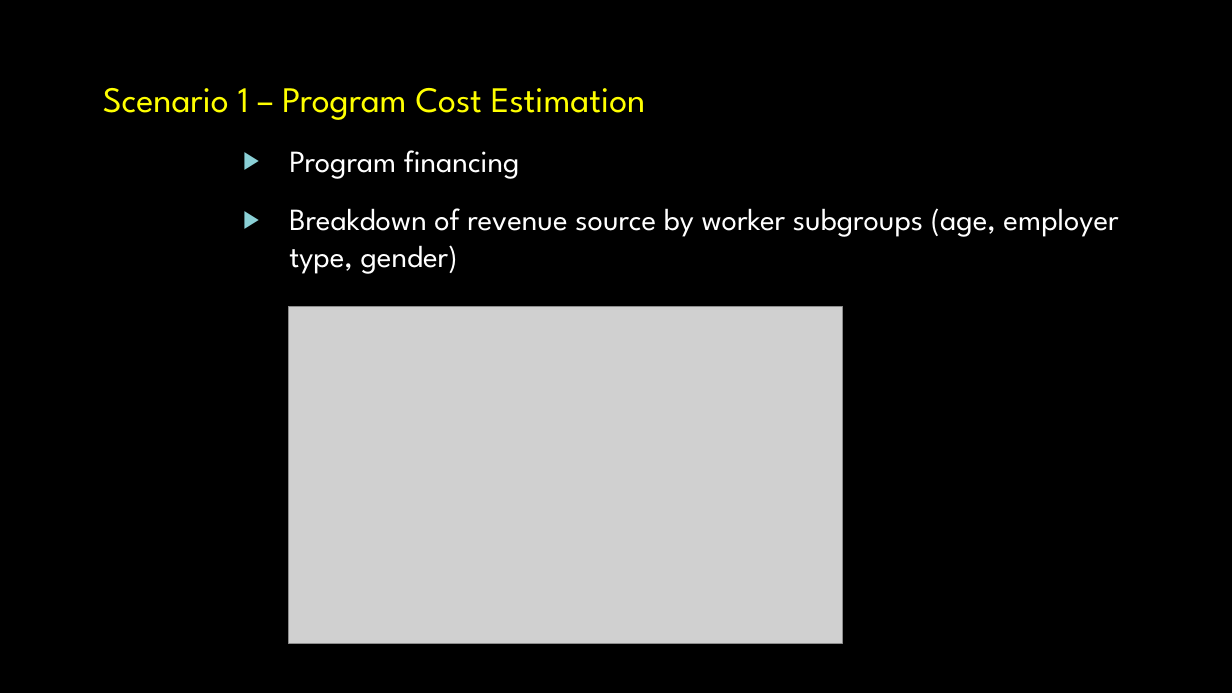
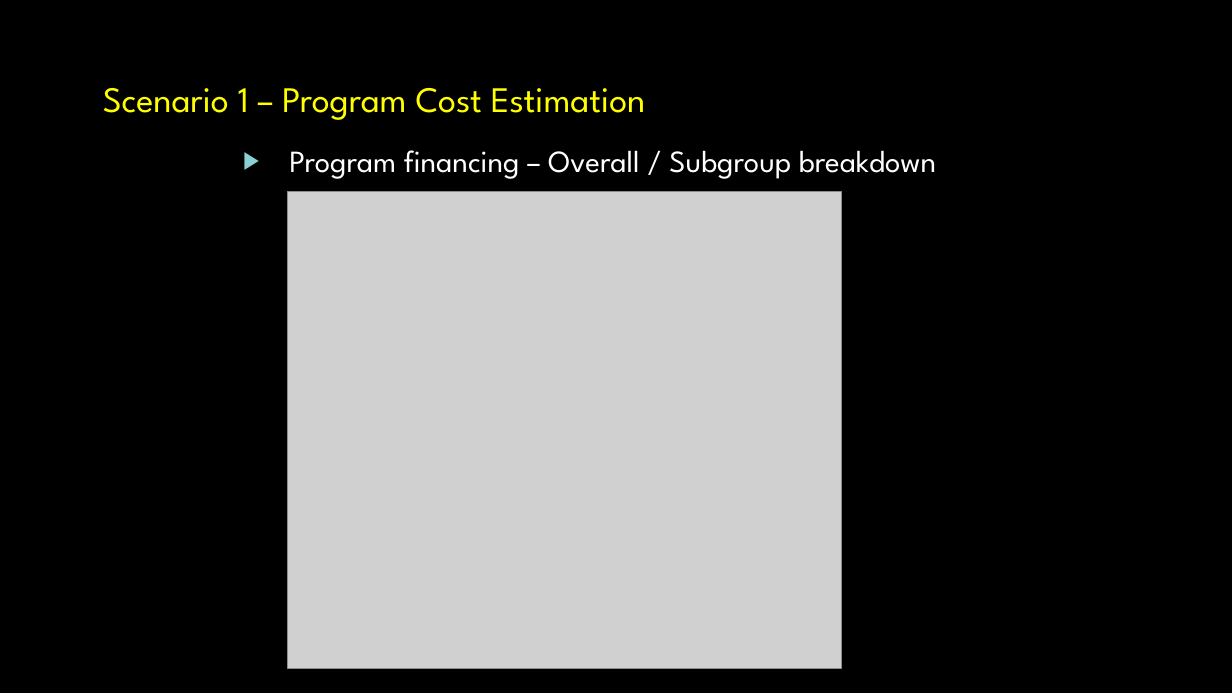
Before and after one commit to m-trinh/microsim, a slide deck: slide 27 of draft/demo_external_20191213/121319 Microsim Demonstration_cz_lp.pptx (slide 22 before the commit). Drawn at 1232x693 pixels with LibreOffice and Linux fonts; fonts in the diff are those of the drawing; grey boxes stand for pictures; background and template pictures are left out. Boxes give left, top, right and bottom in pixels: in the first picture for what was removed or moved away, otherwise in the second. Text is boxed around its words. In the diff, an @@ line names an element or a change of style, - is before the commit and + after.

```diff
--- a/draft/demo_external_20191213/121319 Microsim Demonstration_cz_lp.pptx
+++ b/draft/demo_external_20191213/121319 Microsim Demonstration_cz_lp.pptx
@@ text at bbox=[289, 150, 936, 179]: text changed @@
-      ▶ Program financing
-      ▶ Breakdown of revenue source by worker subgroups (age, employer type, gender)
+      ▶ Program financing – Overall / Subgroup breakdown
@@ picture: place and size @@
-picture at bbox=[288, 307, 843, 643]
+picture at bbox=[287, 191, 842, 669]
```
Also in this commit, not shown: 14 other slides changed, 7 slides added, 3 slides removed, 11 other files.
